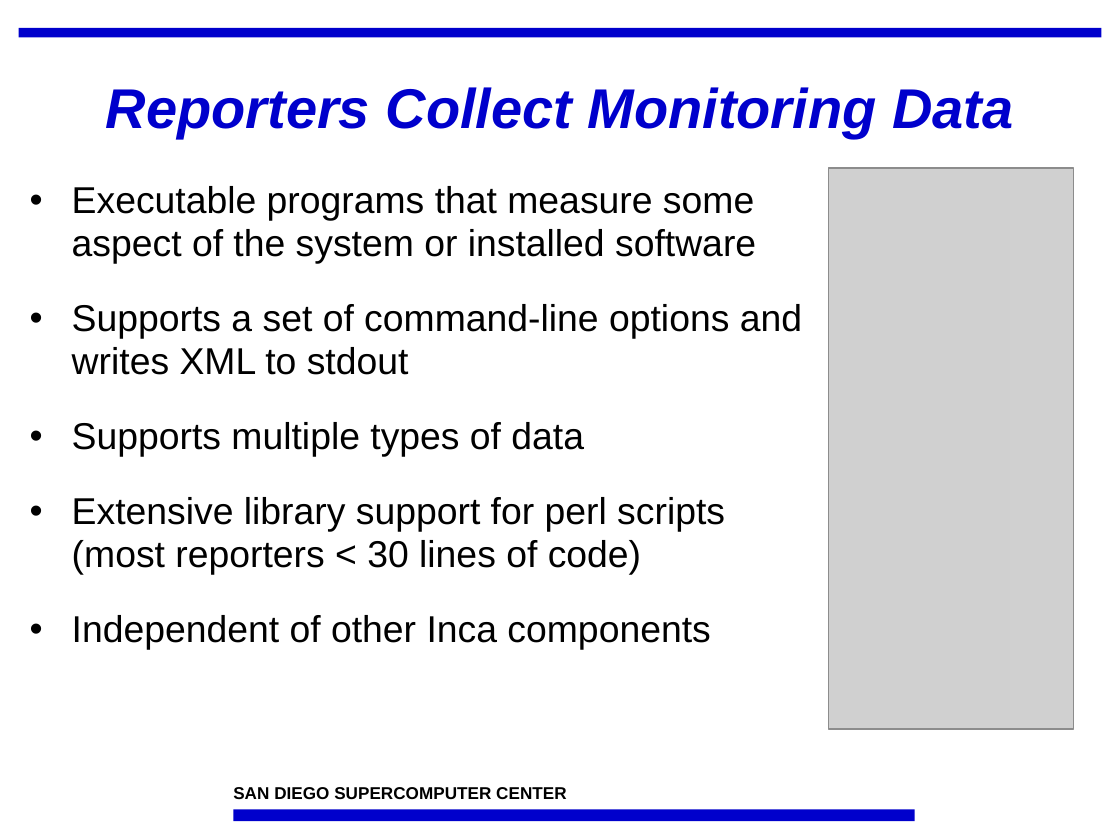
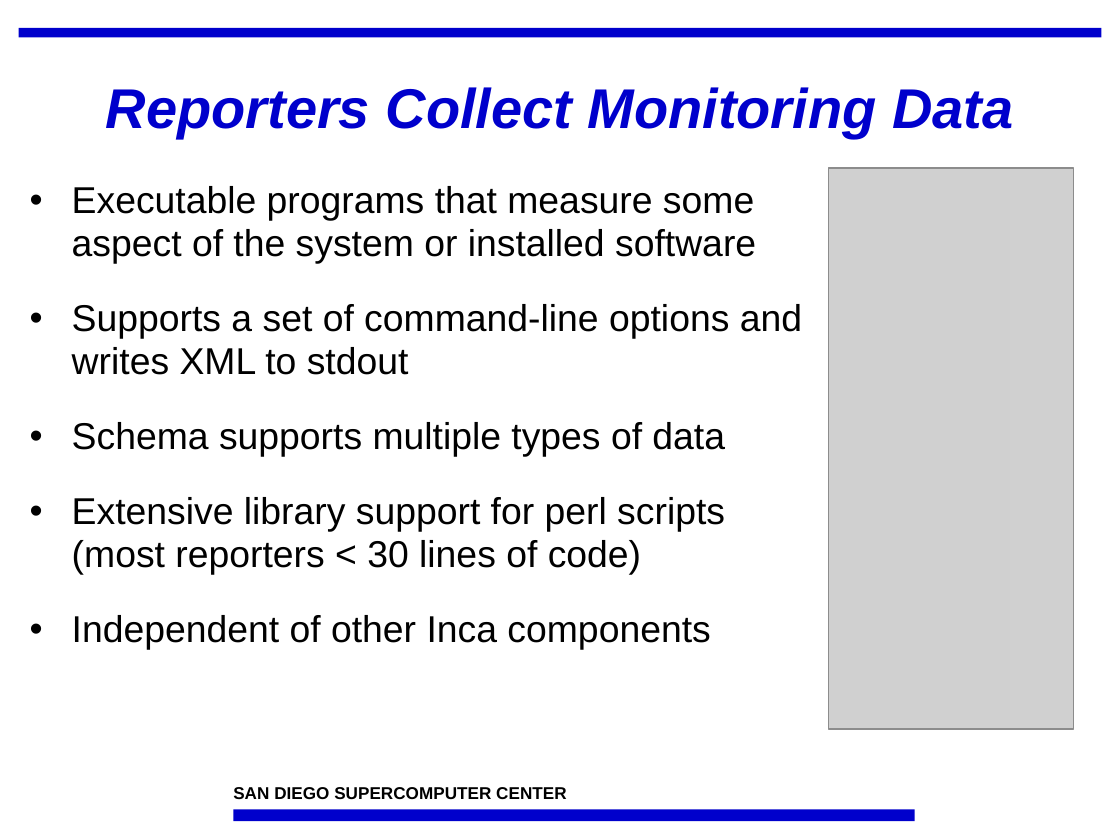
Before and after one commit to IncaProject/inca-xsede, a slide deck: slide 5 of talks/sc07/inca-sc07.ppt. Drawn at 1120x840 pixels with LibreOffice and Linux fonts; fonts in the diff are those of the drawing; grey boxes stand for pictures; background and template pictures are left out. Boxes give left, top, right and bottom in pixels: in the first picture for what was removed or moved away, otherwise in the second. Text is boxed around its words. In the diff, an @@ line names an element or a change of style, - is before the commit and + after.

```diff
--- a/talks/sc07/inca-sc07.ppt
+++ b/talks/sc07/inca-sc07.ppt
@@ text at (72,422,725,456): text changed @@
-• Supports multiple types of data
+• Schema supports multiple types of data
```
Also in this commit, not shown: 3 other slides changed, 3 other files.
